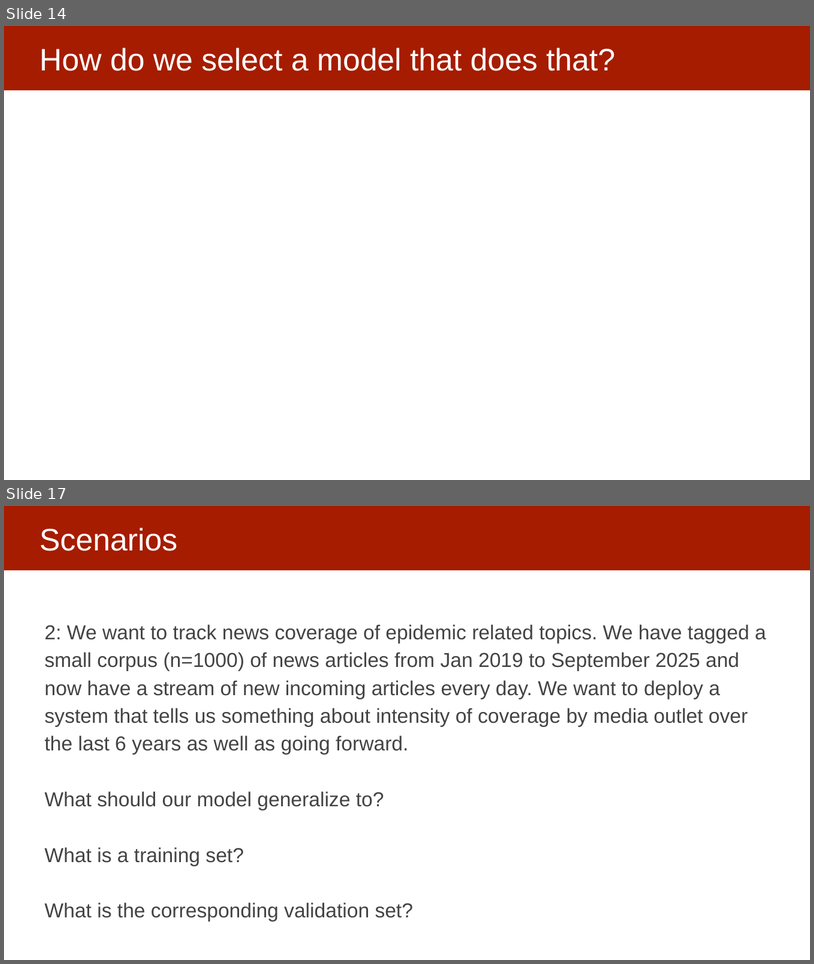
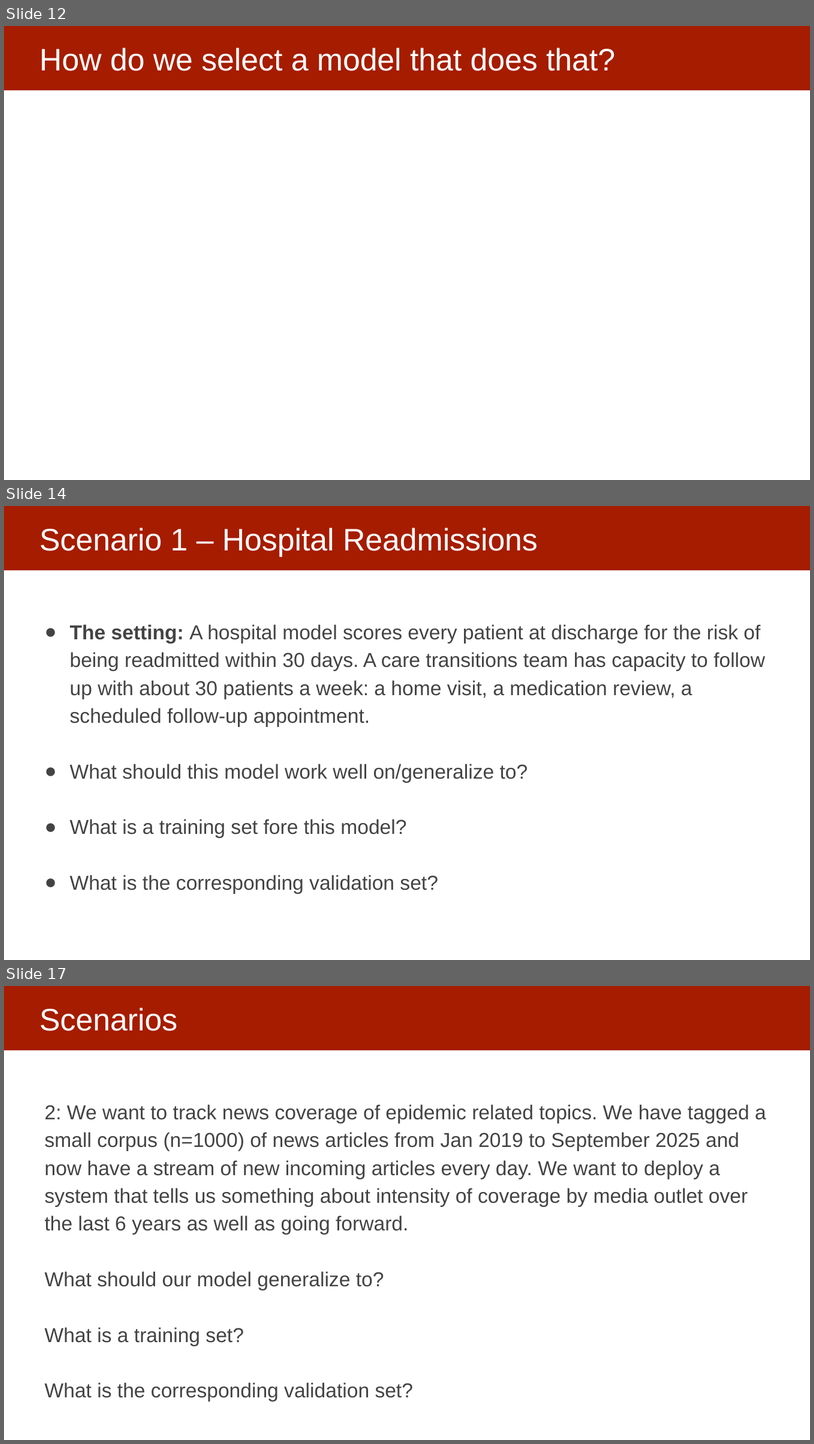
Before and after one commit to dssg/mlforpublicpolicylab, a slide deck: Lectures/11-model-selection-and-validation-part-2.pptx. Shown one above the other, each under a label of ours: slides 14 and 17 before the commit, slides 12, 14 and 17 after it; the slides between them are not shown. The pictures are 814x964 and 814x1444 pixels, drawn with LibreOffice and Linux fonts; fonts in the diff are those of the drawing. Boxes give left, top, right and bottom in pixels: in the first picture for what was removed or moved away, otherwise in the second. Text is boxed around its words. In the diff, an @@ line names an element or a change of style, - is before the commit and + after.

```diff
--- a/Lectures/11-model-selection-and-validation-part-2.pptx
+++ b/Lectures/11-model-selection-and-validation-part-2.pptx
@@ slide 14 added at (4, 506, 810, 960), background #FFFFFF; not listed: 1 template element that a slide beside it also shows @@
@@ title added at (39, 528, 538, 557), 37 pt, text #FFFFFF @@
+Scenario 1 – Hospital Readmissions
@@ text added at (70, 624, 765, 894), 24 pt, text #434343 @@
+● The setting: A hospital model scores every patient at discharge for the risk of being readmitted within 30 days. A care transitions team has capacity to follow up with about 30 patients a week: a home visit, a medication review, a scheduled follow-up appointment.
+● What should this model work well on/generalize to?
+● What is a training set fore this model?
+● What is the corresponding validation set?
@@ what was slide 14 is now slide 12 @@
```
Also in this commit, not shown: 9 slides changed, 2 other slides added, 10 slides removed.
